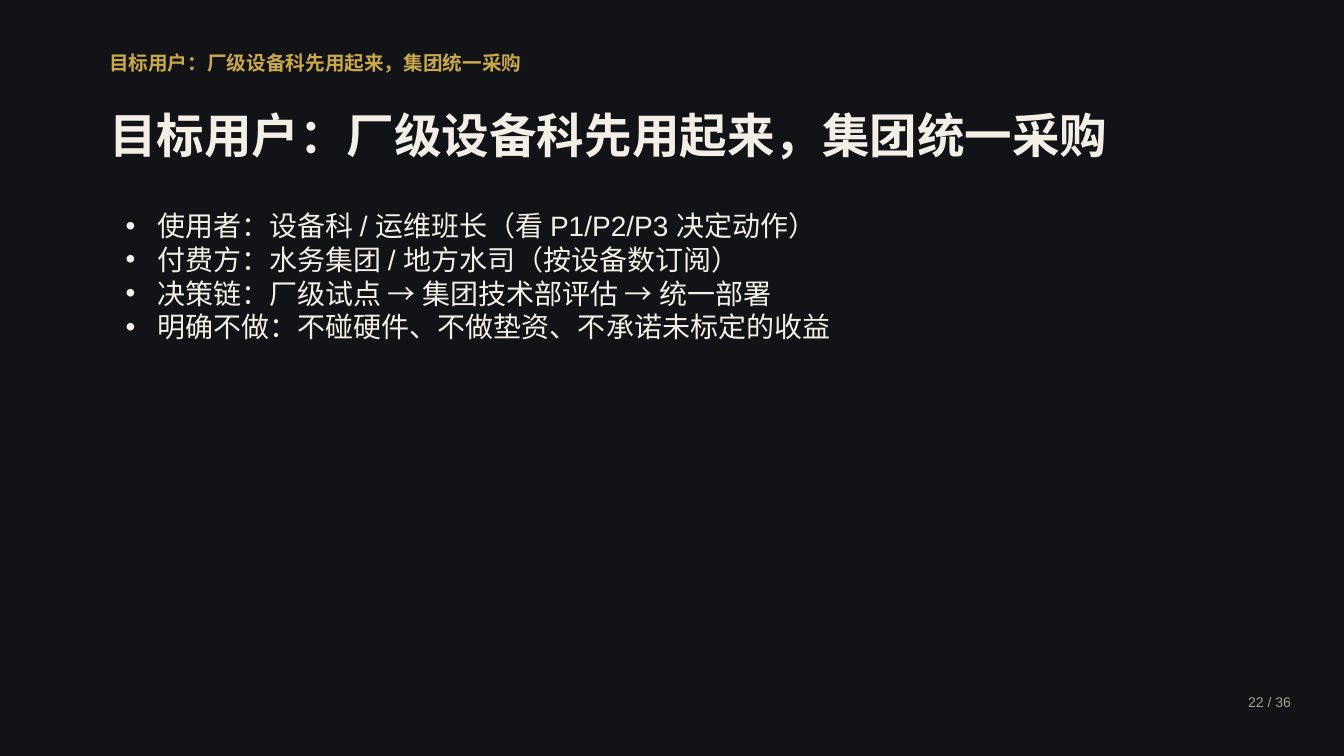
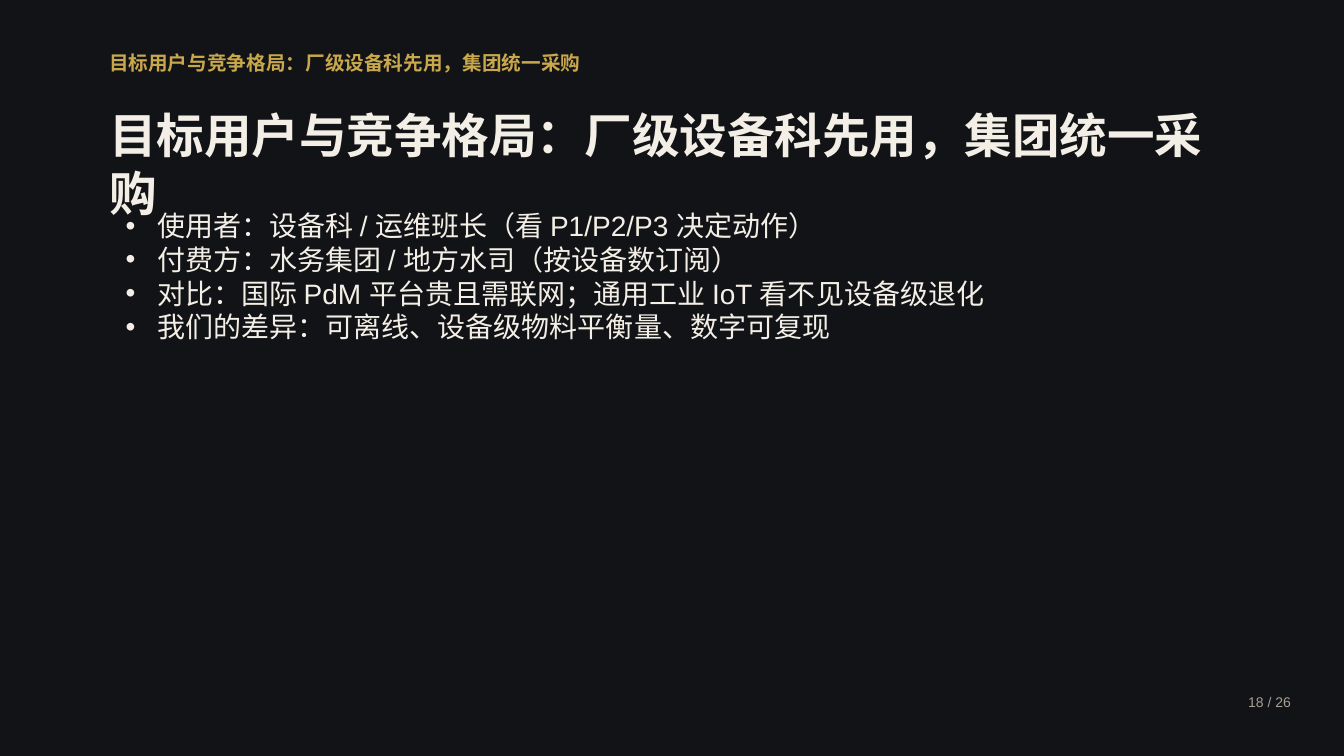
Before and after one commit to by739yang/BEWG_PdM, a slide deck: slide 21 of deliverables/ppt/澜脉_商业计划书.pptx (slide 32 before the commit). Drawn at 1344x756 pixels with LibreOffice and Linux fonts; fonts in the diff are those of the drawing. Boxes give left, top, right and bottom in pixels: in the first picture for what was removed or moved away, otherwise in the second. Text is boxed around its words. In the diff, an @@ line names an element or a change of style, - is before the commit and + after.

```diff
--- a/deliverables/ppt/澜脉_商业计划书.pptx
+++ b/deliverables/ppt/澜脉_商业计划书.pptx
@@ text at [109,53,580,73]: text changed @@
-目标用户：厂级设备科先用起来，集团统一采购
+目标用户与竞争格局：厂级设备科先用，集团统一采购
@@ text at [109,112,1202,160]: text changed @@
-目标用户：厂级设备科先用起来，集团统一采购
+目标用户与竞争格局：厂级设备科先用，集团统一采购
@@ text at [157,280,984,340]: text changed @@
-• 决策链：厂级试点 → 集团技术部评估 → 统一部署
-• 明确不做：不碰硬件、不做垫资、不承诺未标定的收益
+• 对比：国际 PdM 平台贵且需联网；通用工业 IoT 看不见设备级退化
+• 我们的差异：可离线、设备级物料平衡量、数字可复现
@@ text at [1248,697,1291,707]: text changed @@
-22 / 36
+18 / 26
```
Also in this commit, not shown: 28 other slides changed, 18 slides removed, 5 other files.
